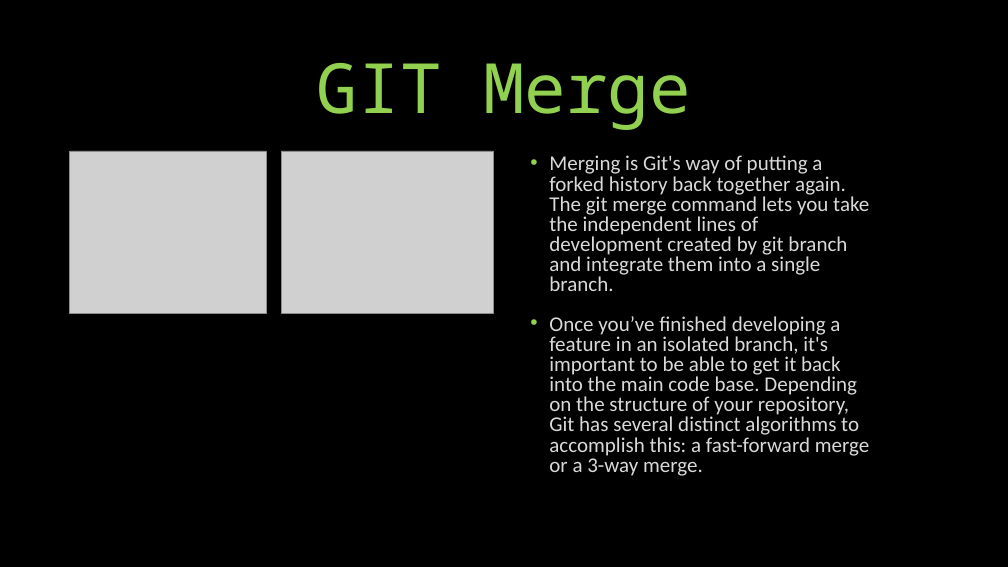
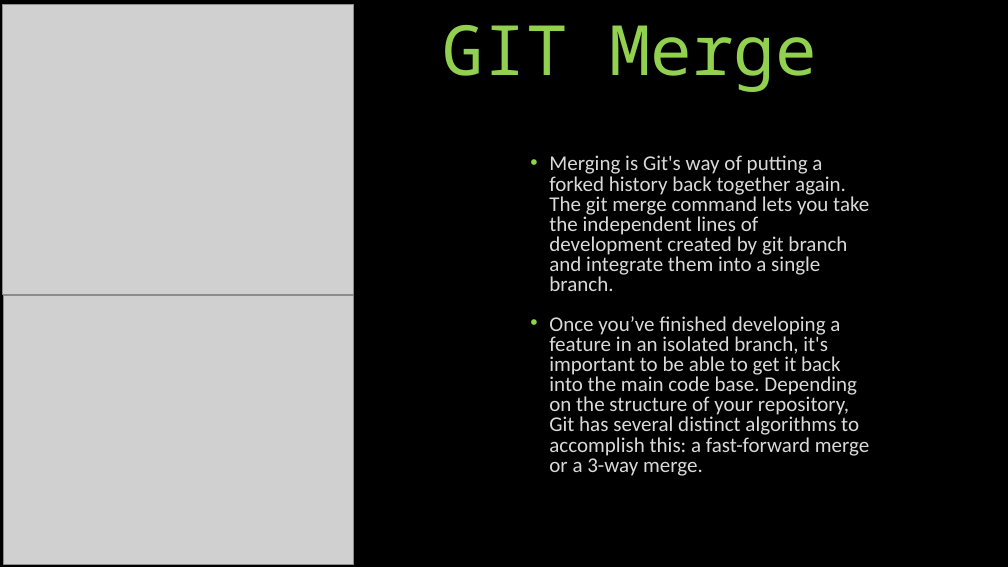
Before and after one commit to KalinBowden/BeDapperDesigns, a slide deck: slide 5 of GIT HUB Branching & Merging.pptx (slide 3 before the commit). Drawn at 1008x567 pixels with LibreOffice and Linux fonts; fonts in the diff are those of the drawing; grey boxes stand for pictures. Boxes give left, top, right and bottom in pixels: in the first picture for what was removed or moved away, otherwise in the second. Text is boxed around its words. In the diff, an @@ line names an element or a change of style, - is before the commit and + after.

```diff
--- a/GIT HUB Branching & Merging.pptx
+++ b/GIT HUB Branching & Merging.pptx
@@ picture: place and size @@
-picture at bbox=[70, 151, 266, 314]
+picture at bbox=[2, 5, 353, 294]
@@ title "GIT Merge": place and size @@
-title "GIT Merge" at bbox=[317, 63, 691, 130]
+title "GIT Merge" at bbox=[443, 25, 817, 92]
@@ picture: place and size @@
-picture at bbox=[282, 151, 494, 314]
+picture at bbox=[3, 296, 353, 564]
```
Also in this commit, not shown: 2 other slides changed, 2 slides added.
